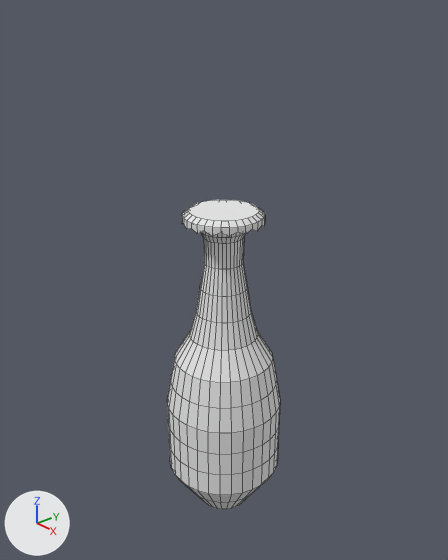
What one commit did to the Blender file models/glass_vase.blend.
Rendered twice from a 50 mm camera at (4.78, -4.15, 3.96) aimed at (-0.06, 0.06, 1.09). Every picture has the same lights, and +X, +Y and +Z are marked at lower left. Mesh edges are drawn as thin lines.
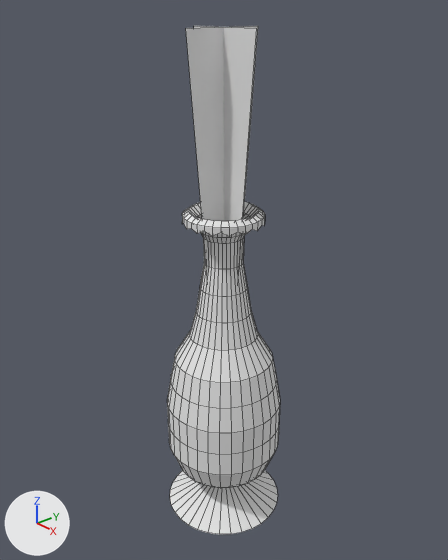
Boxes (x1, y1, x2, y2) around the edits, measured in the pictures (448 x 560 px; the box of a moved part takes in the faces that stretch with it):
'Cylinder', reshaped (64% taller)
    before: (167, 200, 280, 509)
    after: (167, 26, 280, 534)
part 1 of me_cylinder, moved or reshaped
    before: (169, 444, 278, 509)
    after: (170, 454, 278, 534)
part 2 of me_cylinder, built on
    before: (189, 200, 259, 221)
    after: (186, 26, 259, 275)

The edits, one by one:
me_cylinder is used by ob_cylinder; location (0.0, 0.0, 0.0); scale (0.756, 0.756, 1.94).
me_cylinder had 576 vertices, 546 faces and spanned x -0.91..0.91, y -0.91..0.91, z -1.0..1.0.
me_cylinder now has 616 vertices, 579 faces and spans x -0.94..0.94, y -0.94..0.94, z -1.0..1.93.
Part 1, on me_cylinder:
96 vertices move from x -0.91..0.91, y -0.91..0.91, z -1.0..-0.69 to x -0.94..0.94, y -0.94..0.94, z -1.0..-0.69.
Part 2, on me_cylinder:
1 face is deleted.
40 vertices are added at x -0.6..0.6, y -0.6..0.6, z 0.44..1.93.
34 new faces join them.
